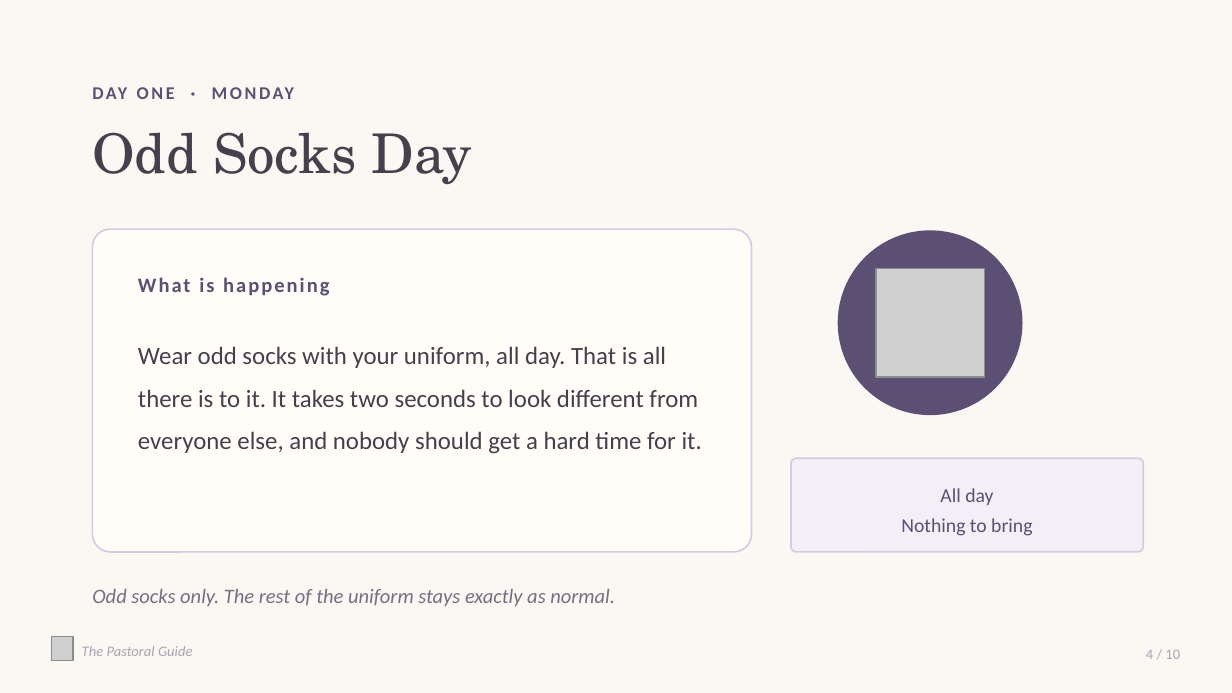
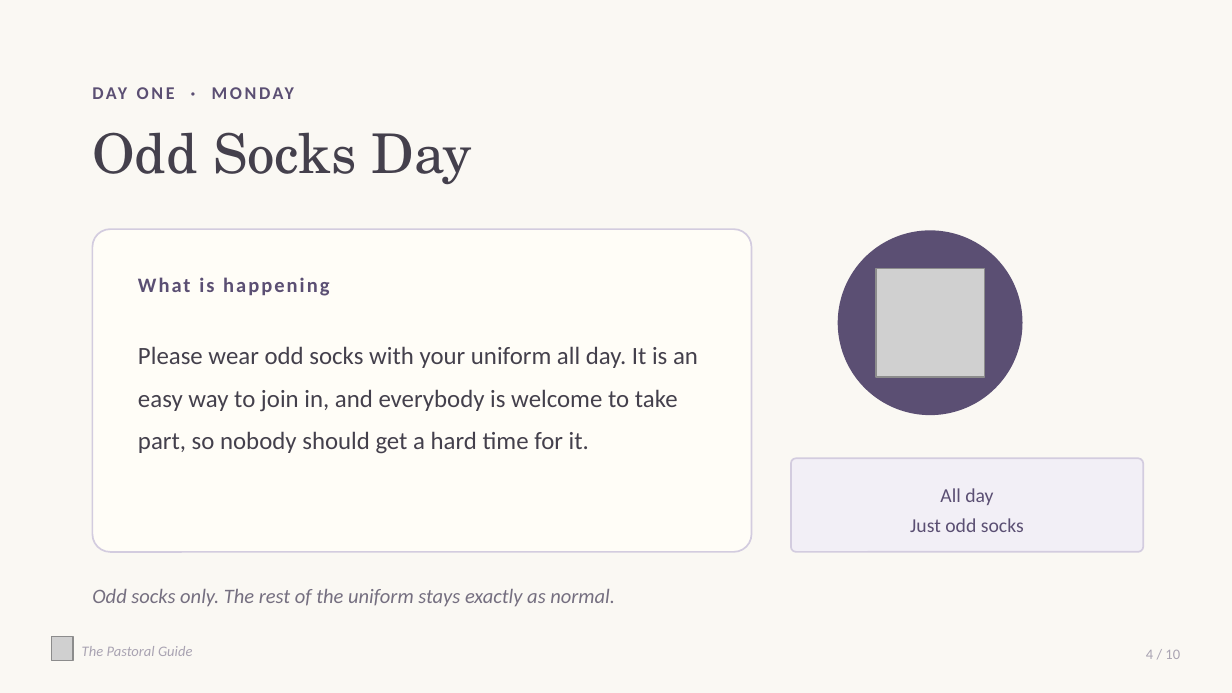
Before and after one commit to thepastoralguide/thepastoralguide.github.io, a slide deck: slide 4 of assemblies-and-events/anti-bullying-week/downloads/Anti_Bullying_Week.pptx. Drawn at 1232x693 pixels with LibreOffice and Linux fonts; fonts in the diff are those of the drawing; grey boxes stand for pictures. Boxes give left, top, right and bottom in pixels: in the first picture for what was removed or moved away, otherwise in the second. Text is boxed around its words. In the diff, an @@ line names an element or a change of style, - is before the commit and + after.

Commit message:
Fix wording in Anti-Bullying Week deck, pack, page and cards

```diff
--- a/assemblies-and-events/anti-bullying-week/downloads/Anti_Bullying_Week.pptx
+++ b/assemblies-and-events/anti-bullying-week/downloads/Anti_Bullying_Week.pptx
@@ text at (x1=138, y1=346, x2=698, y2=454): text changed @@
-Wear odd socks with your uniform, all day. That is all there is to it. It takes two seconds to look different from everyone else, and nobody should get a hard time for it.
+Please wear odd socks with your uniform all day. It is an easy way to join in, and everybody is welcome to take part, so nobody should get a hard time for it.
@@ text at (x1=910, y1=518, x2=1024, y2=532): text changed @@
-Nothing to bring
+Just odd socks
```
Also in this commit, not shown: 7 other slides changed, 10 other files.
